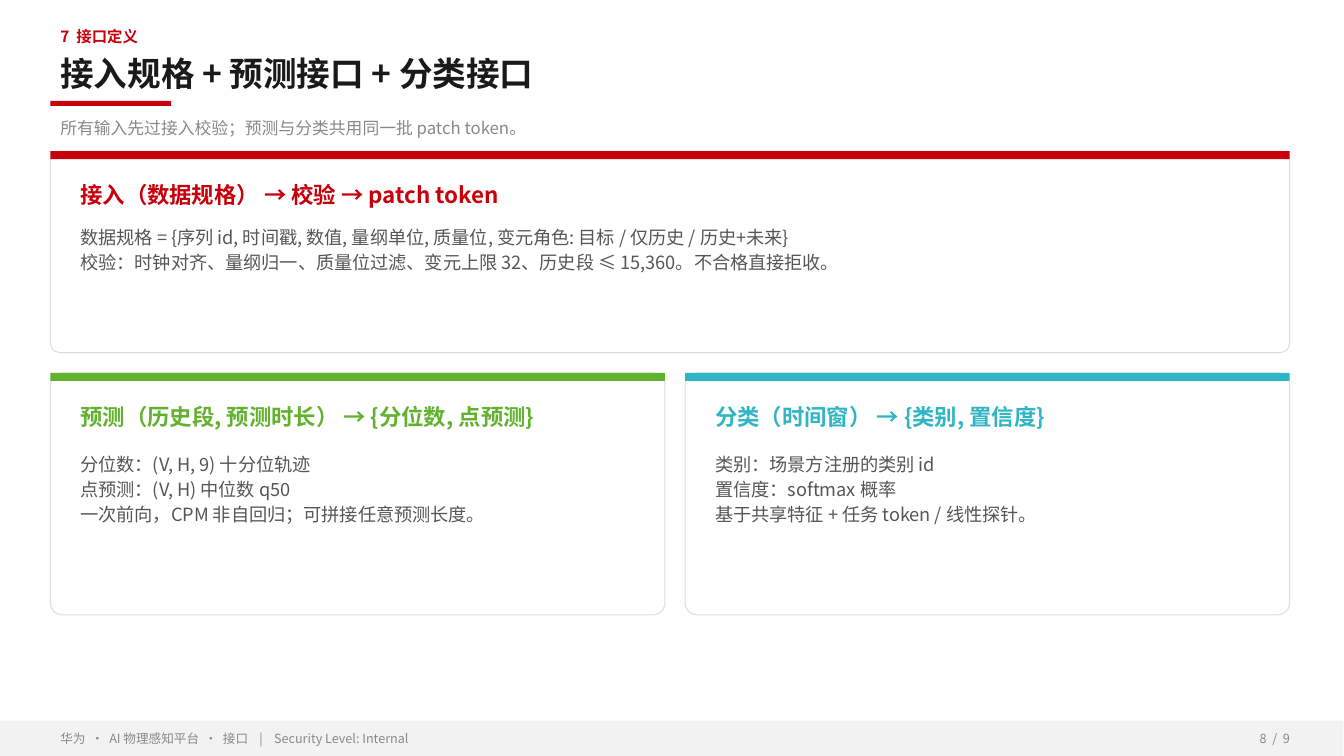
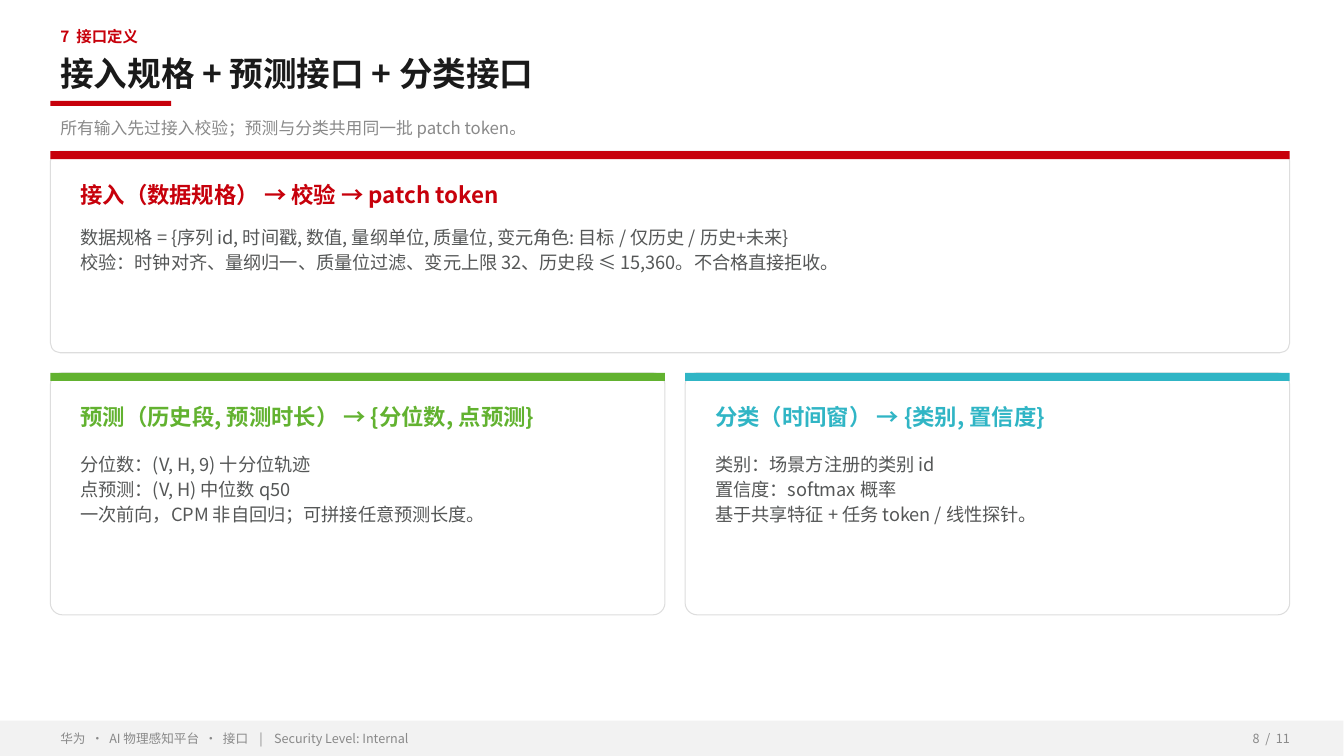
Before and after one commit to zhangrui1123/ai-physical-sensing, a slide deck: slide 8 of AI物理感知平台-华为汇报.pptx. Drawn at 1344x756 pixels with LibreOffice and Linux fonts; fonts in the diff are those of the drawing; background and template pictures are left out. Boxes give left, top, right and bottom in pixels: in the first picture for what was removed or moved away, otherwise in the second. Text is boxed around its words. In the diff, an @@ line names an element or a change of style, - is before the commit and + after.

```diff
--- a/AI物理感知平台-华为汇报.pptx
+++ b/AI物理感知平台-华为汇报.pptx
@@ text at (1253,734,1290,743): text changed @@
-8 / 9
+8 / 11
```
Also in this commit, not shown: 8 other slides changed, 2 slides added, 1 other file.
